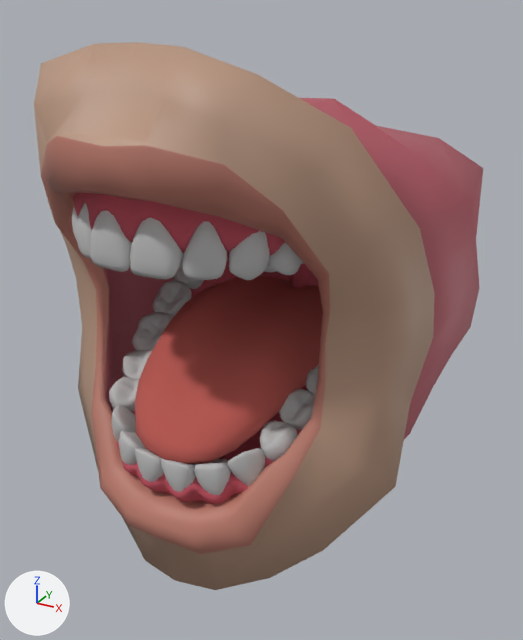
The glTF model model/mouth.glb as it was, and as the next commit left it.
Rendered twice from a 50 mm lens placed at (0.135, -0.253, 0.21), pointed at (-0.002, -0.003, 0.085). The lights are fixed; the arrows at lower left show +X, +Y and +Z. Where no turn or scale is listed for an object, it has been applied to the vertices.

In view in the first picture: 'below_gum_m', 'lower_teeth.001', 'mouth_m', 'tongue_m', 'upper_gum_m', 'upper_teeth.001'.
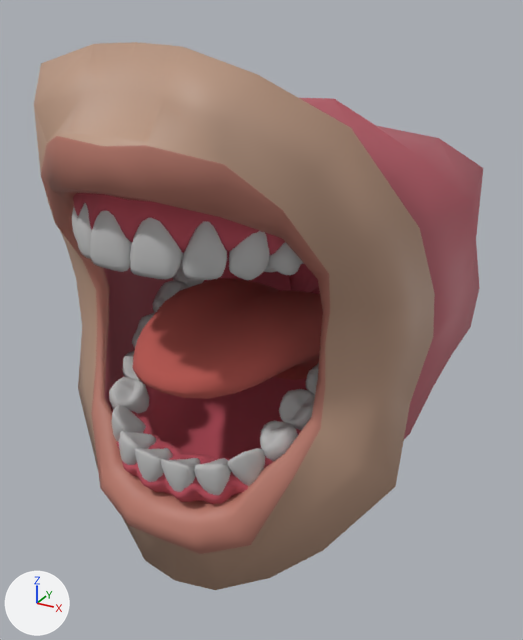
Boxes [x1, y1, x2, y2] around the edits, measured in the pictures (523 x 640 px):
'tongue_m', moved, turned: before [135, 276, 323, 464]; after [133, 278, 323, 399]
'below_gum_m', unchanged, uncovered by the edit: [111, 279, 307, 504] in both

The edits, one by one:
Object 'tongue_m' (ob_tongue_m) moves from (0.0, 0.0, 0.0) to (0.0, 0.464, 2.575).
Object 'tongue_m' (ob_tongue_m) turns from (0, 0, 0) to (-21, 0, 0) degrees about x, y and z.
